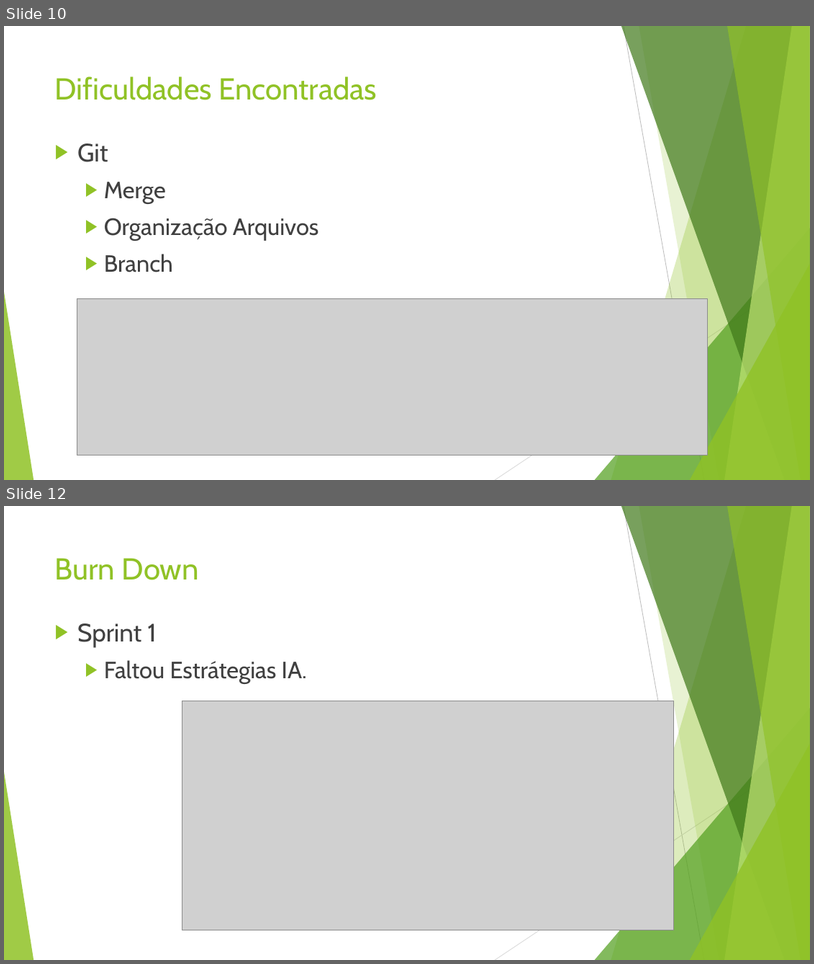
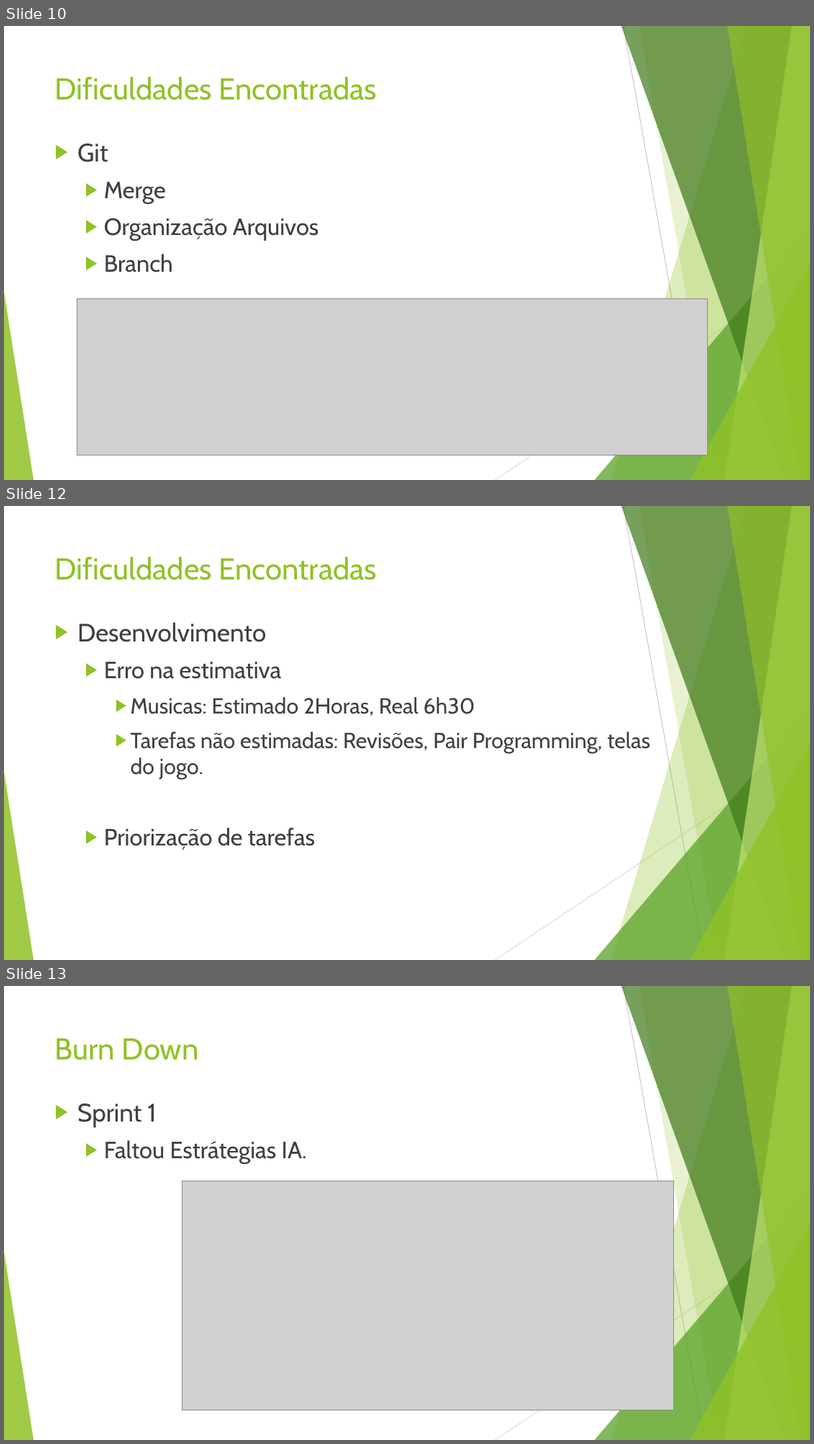
Before and after one commit to matheuscorrea/BatalhaDoPassinho, a slide deck: Documentação/2º Seminário/2º Seminário.pptx. Shown one above the other, each under a label of ours: slides 10 and 12 before the commit, slides 10, 12 and 13 after it; the slides between them are not shown. The pictures are 814x964 and 814x1444 pixels, drawn with LibreOffice and Linux fonts; fonts in the diff are those of the drawing; grey boxes stand for pictures. Boxes give left, top, right and bottom in pixels: in the first picture for what was removed or moved away, otherwise in the second. Text is boxed around its words. In the diff, an @@ line names an element or a change of style, - is before the commit and + after.

```diff
--- a/Documentação/2º Seminário/2º Seminário.pptx
+++ b/Documentação/2º Seminário/2º Seminário.pptx
@@ slide 12 added at (4, 506, 810, 960), background #FFFFFF; not listed: 10 template elements that a slide beside it also shows @@
@@ title added at (55, 556, 377, 580), 36 pt, text #90C226 @@
+Dificuldades Encontradas
@@ text added at (77, 622, 651, 849), 26 pt, text #404040 @@
+▶ Desenvolvimento
+  ▶ Erro na estimativa
+    ▶ Musicas: Estimado 2Horas, Real 6h30
+    ▶ Tarefas não estimadas: Revisões, Pair Programming, telas do jogo.
+  ▶ Priorização de tarefas
@@ what was slide 12 is now slide 13 @@
```
Also in this commit, not shown: 1 slide changed.
